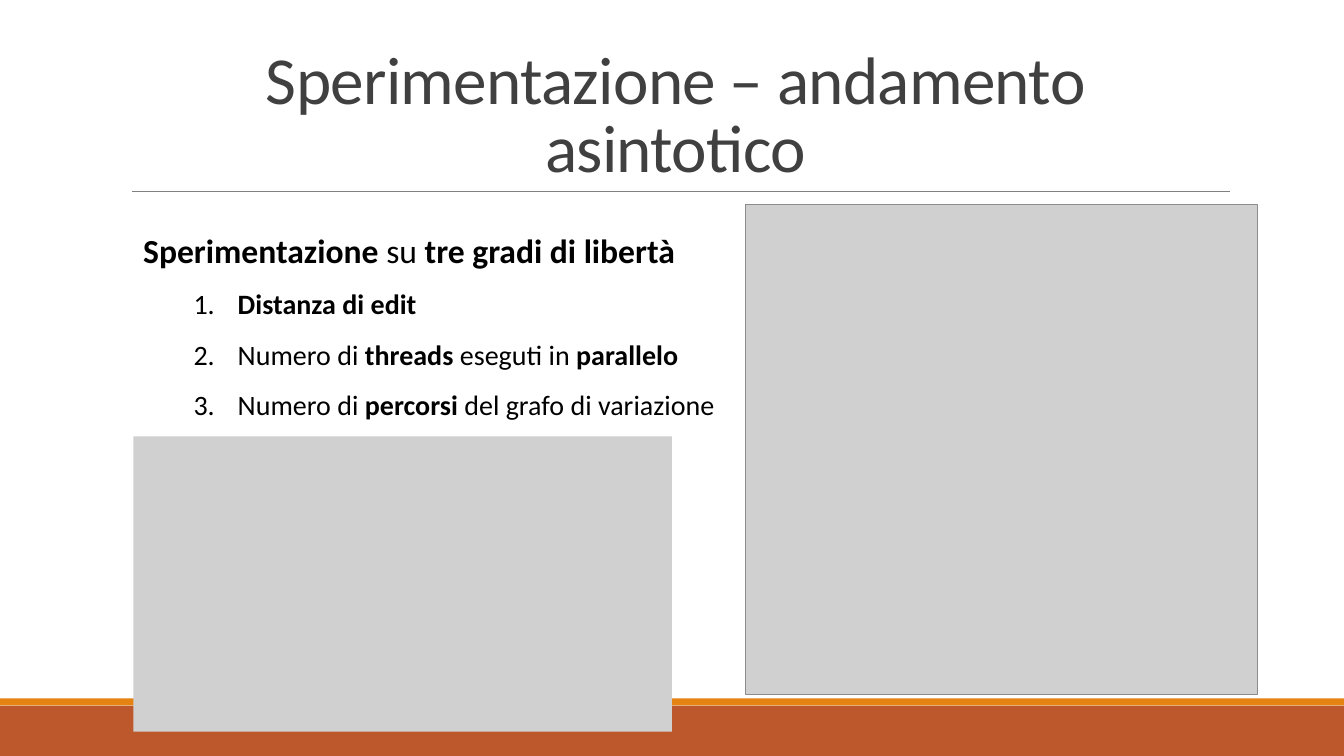
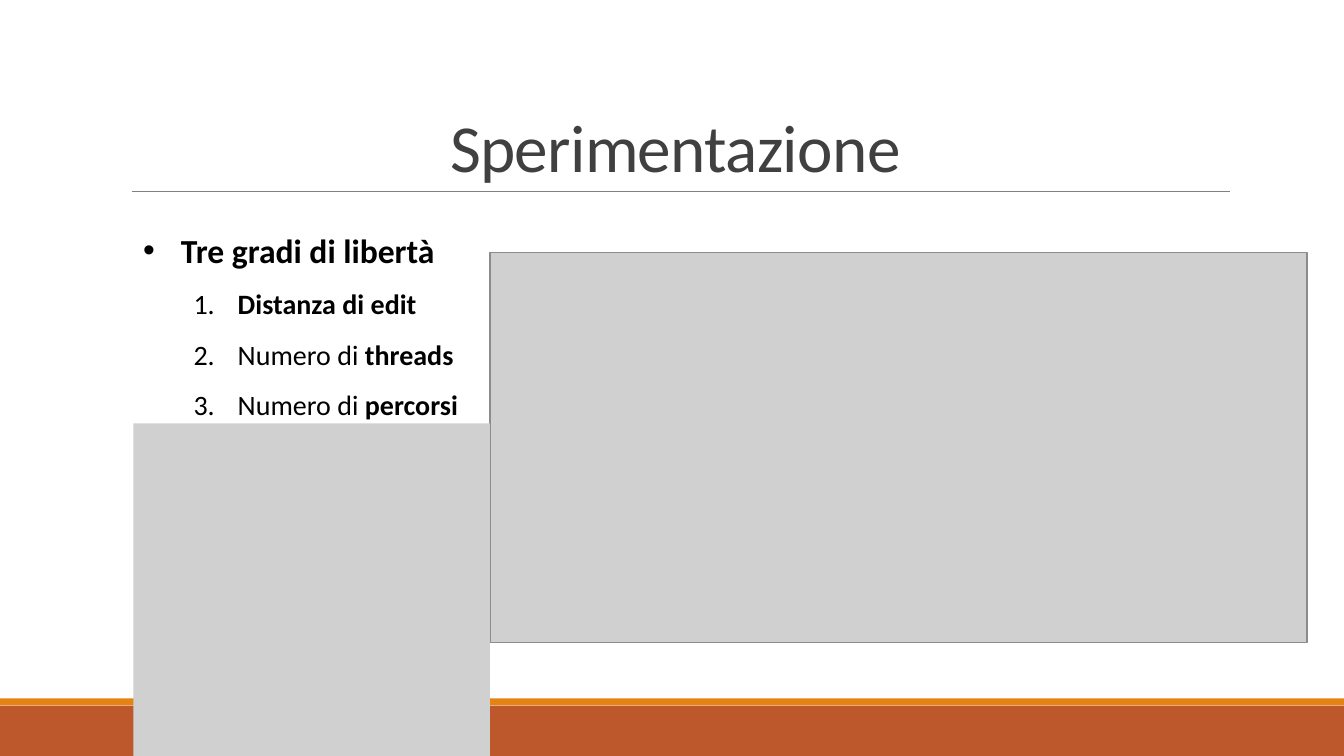
Before and after one commit to iFoxz17/WF_Recgraph, a slide deck: slide 14 of thesis_presentation.pptx (slide 8 before the commit). Drawn at 1344x756 pixels with LibreOffice and Linux fonts; fonts in the diff are those of the drawing; grey boxes stand for pictures; background and template pictures are left out. Boxes give left, top, right and bottom in pixels: in the first picture for what was removed or moved away, otherwise in the second. Text is boxed around its words. In the diff, an @@ line names an element or a change of style, - is before the commit and + after.

```diff
--- a/thesis_presentation.pptx
+++ b/thesis_presentation.pptx
@@ title at [450, 126, 900, 183]: text changed @@
-Sperimentazione – andamento asintotico
+Sperimentazione
@@ text at [181, 239, 434, 269]: text changed @@
-Sperimentazione su tre gradi di libertà
+• Tre gradi di libertà
@@ picture: place and size @@
-picture at [745, 205, 1257, 695]
+picture at [490, 252, 1308, 642]
@@ text at [238, 345, 458, 420]: text changed @@
-  2. Numero di threads eseguti in parallelo
-  3. Numero di percorsi del grafo di variazione
+  2. Numero di threads
+  3. Numero di percorsi
@@ picture: place and size @@
-picture at [133, 437, 671, 732]
+picture at [133, 423, 490, 756]
```
Also in this commit, not shown: 8 other slides changed, 7 slides added, 1 slide removed, 1 other file.
